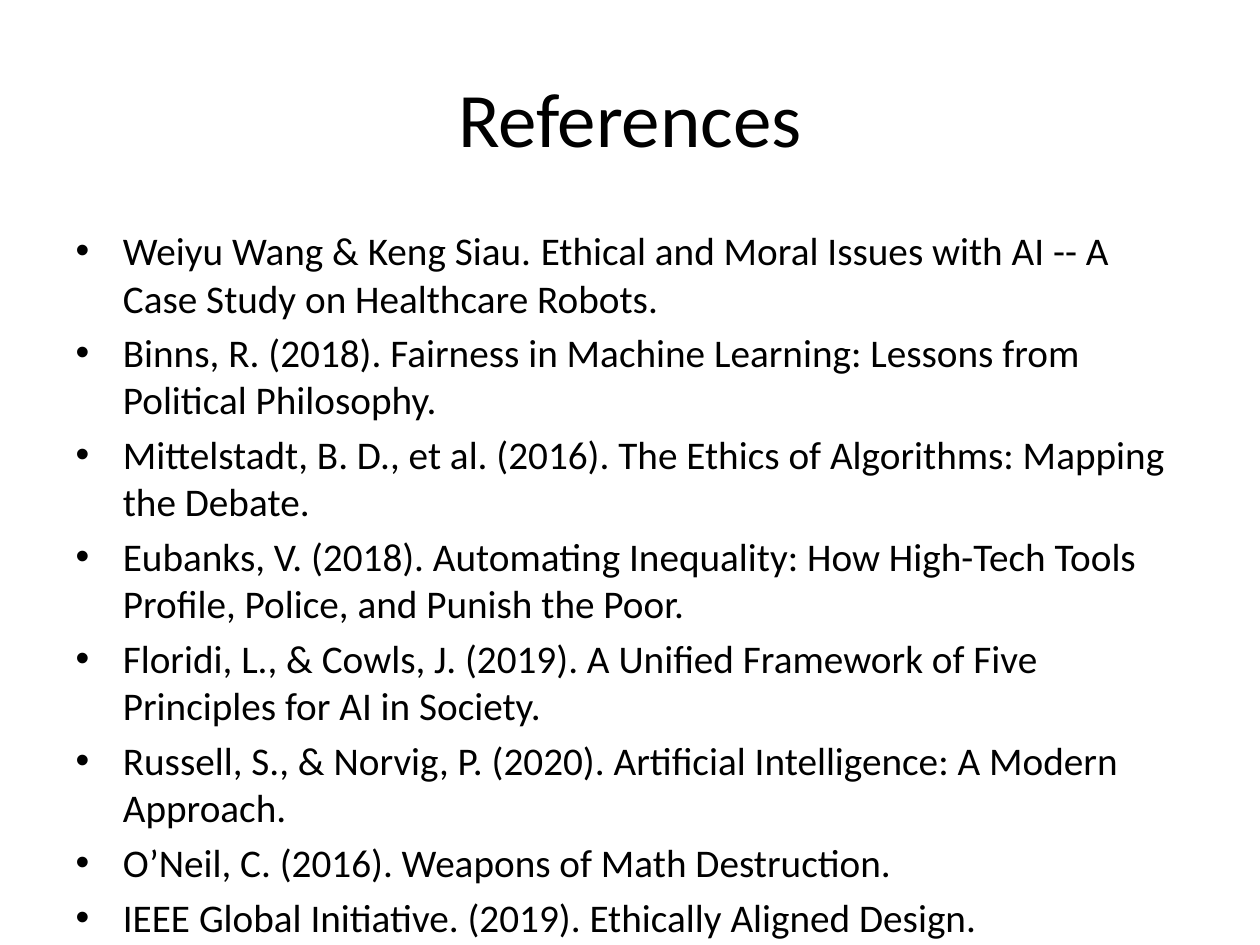
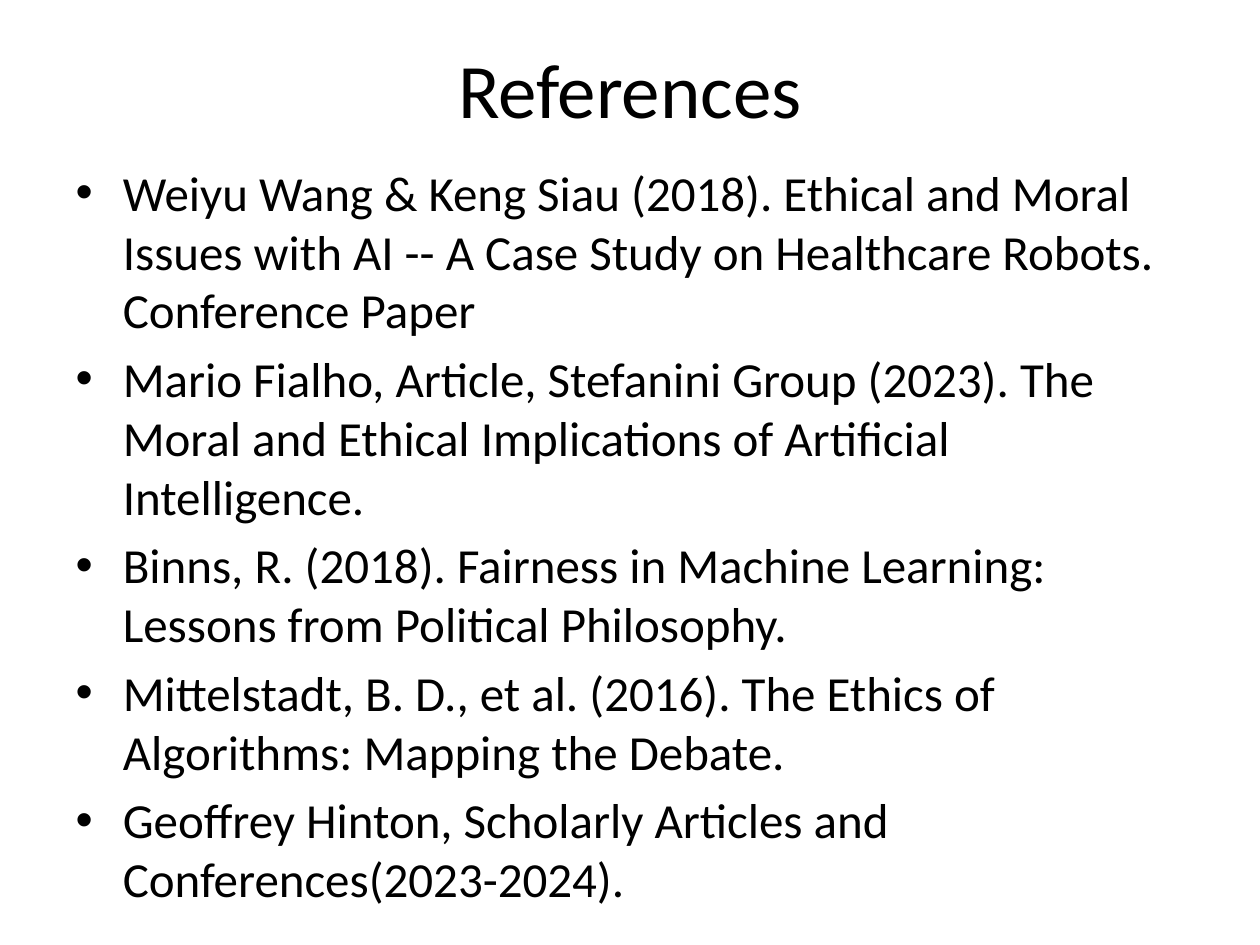
Before and after one commit to shans10/cdac-coursework, a slide deck: slide 11 of Term-Paper-Presentation.pptx (slide 12 before the commit). Drawn at 1260x945 pixels with LibreOffice and Linux fonts; fonts in the diff are those of the drawing. Boxes give left, top, right and bottom in pixels: in the first picture for what was removed or moved away, otherwise in the second. Text is boxed around its words. In the diff, an @@ line names an element or a change of style, - is before the commit and + after.

Commit message:
update Term-Paper ppt

```diff
--- a/Term-Paper-Presentation.pptx
+++ b/Term-Paper-Presentation.pptx
@@ title "References": place and size @@
-title "References" at bbox=[458, 94, 801, 148]
+title "References" at bbox=[458, 65, 801, 119]
@@ text "Weiyu Wang & Keng Siau ...": place and size @@
-text "Weiyu Wang & Keng Siau ..." at bbox=[123, 237, 1164, 939]
+text "Weiyu Wang & Keng Siau ..." at bbox=[123, 175, 1153, 904]
@@ text at bbox=[123, 175, 1153, 524]: text changed; size 22.4 to 28 pt @@
-• Weiyu Wang & Keng Siau. Ethical and Moral Issues with AI -- A Case Study on Healthcare Robots.
+• Weiyu Wang & Keng Siau (2018). Ethical and Moral Issues with AI -- A Case Study on Healthcare Robots. Conference Paper
+• Mario Fialho, Article, Stefanini Group (2023). The Moral and Ethical Implications of Artificial Intelligence.
@@ text at bbox=[123, 547, 1045, 779]: size 22.4 to 28 pt in "Binns, R. (2018). Fairness in Machine Learning: ...", "Mittelstadt, B. D., et al. (2016). The ..."; indent changed; more space between paragraphs @@
@@ text at bbox=[123, 804, 889, 904]: text changed; size 22.4 to 28 pt @@
-• Eubanks, V. (2018). Automating Inequality: How High-Tech Tools Profile, Police, and Punish the Poor.
-• Floridi, L., & Cowls, J. (2019). A Unified Framework of Five Principles for AI in Society.
-• Russell, S., & Norvig, P. (2020). Artificial Intelligence: A Modern Approach.
-• O’Neil, C. (2016). Weapons of Math Destruction.
-• IEEE Global Initiative. (2019). Ethically Aligned Design.
+• Geoffrey Hinton, Scholarly Articles and Conferences(2023-2024).
```
Also in this commit, not shown: 10 other slides changed.
